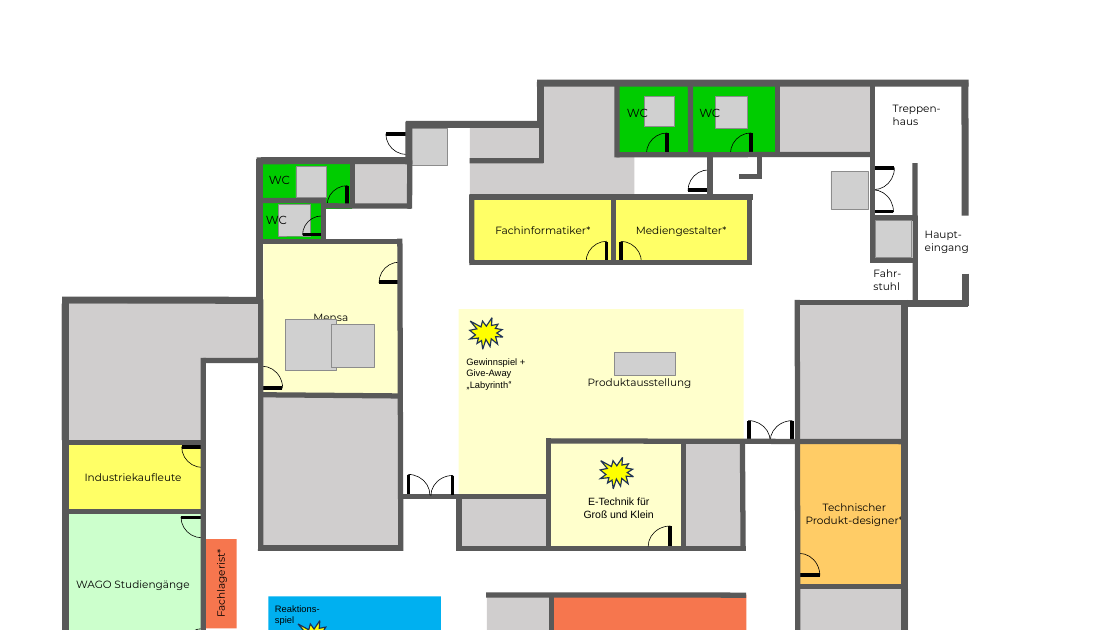
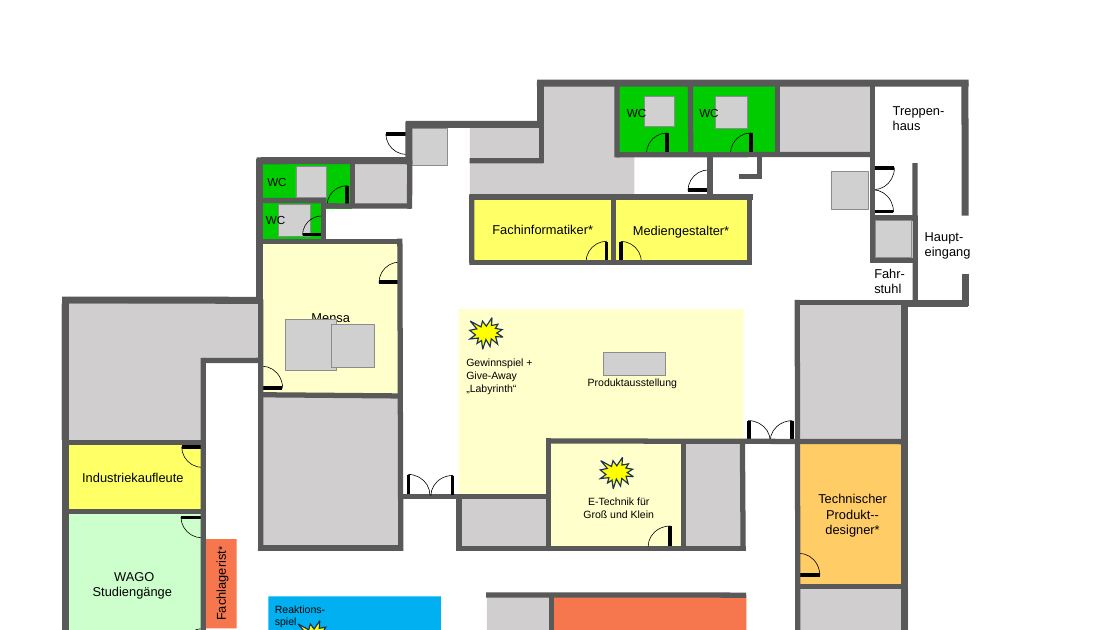
Before and after one commit to wago-enterprise-education/ausbildungszentrum, a slide deck: slide 8 of Website_TdA_2024.pptx. Drawn at 1120x630 pixels with LibreOffice and Linux fonts; fonts in the diff are those of the drawing; grey boxes stand for pictures; background and template pictures are left out. Boxes give left, top, right and bottom in pixels: in the first picture for what was removed or moved away, otherwise in the second. Text is boxed around its words. In the diff, an @@ line names an element or a change of style, - is before the commit and + after.

```diff
--- a/Website_TdA_2024.pptx
+++ b/Website_TdA_2024.pptx
@@ font Montserrat to Arial in 5 elements at (x1=588, y1=378, x2=677, y2=388), (x1=266, y1=215, x2=285, y2=227), (x1=627, y1=108, x2=646, y2=120), (x1=699, y1=108, x2=718, y2=120), (x1=267, y1=178, x2=286, y2=186) @@
@@ size 9 to 11 pt, font Montserrat to Arial in 10 elements at (x1=613, y1=199, x2=749, y2=261), (x1=474, y1=198, x2=613, y2=261), (x1=66, y1=512, x2=202, y2=630), (x1=264, y1=241, x2=398, y2=395), (x1=269, y1=597, x2=441, y2=630), (x1=63, y1=444, x2=203, y2=510), (x1=205, y1=539, x2=237, y2=628), (x1=893, y1=106, x2=945, y2=130), (x1=925, y1=232, x2=971, y2=259), (x1=874, y1=268, x2=905, y2=293) @@
@@ text "Gewinnspiel + Give-Away „Labyrinth“" at (x1=466, y1=358, x2=523, y2=394): size 8 to 9 pt; font Lato to Arial in "„Labyrinth“" @@
@@ picture moved from (x1=614, y1=353, x2=676, y2=376) to (x1=603, y1=353, x2=665, y2=376) @@
@@ rectangle "E-Technik für Groß und Klein" at (x1=549, y1=442, x2=682, y2=548): font Lato to Arial in "für Groß" @@
@@ text in rectangle at (x1=818, y1=493, x2=887, y2=537): text changed; size 9 to 11 pt; font Montserrat to Arial @@
-Technischer Produkt-designer*
+Technischer Produkt--designer*
@@ text "Reaktions- spiel" at (x1=275, y1=605, x2=325, y2=627): size 8 to 9 pt @@
```
Also in this commit, not shown: 1 other file.
